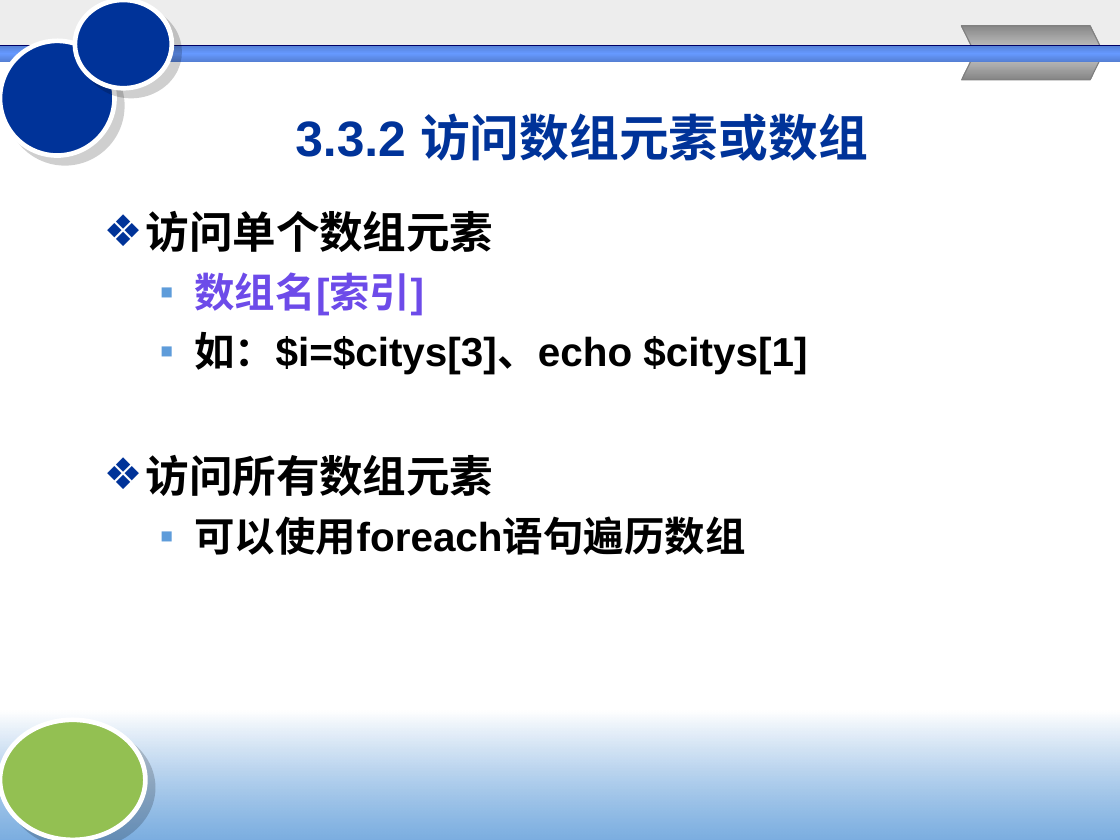
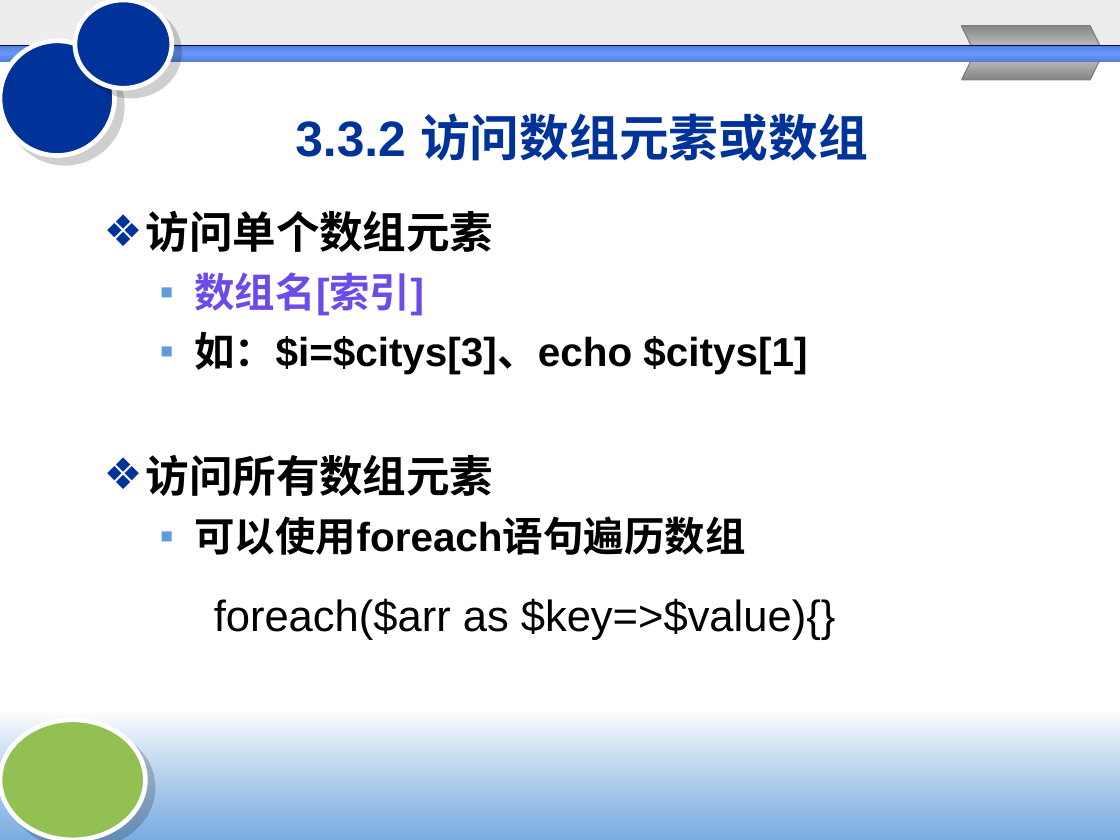
Before and after one commit to Chencao0928/Web-, a slide deck: slide 7 of chapter3/3PHP基础2.ppt (slide 8 before the commit). Drawn at 1120x840 pixels with LibreOffice and Linux fonts; fonts in the diff are those of the drawing; background and template pictures are left out. Boxes give left, top, right and bottom in pixels: in the first picture for what was removed or moved away, otherwise in the second. Text is boxed around its words. In the diff, an @@ line names an element or a change of style, - is before the commit and + after.

```diff
--- a/chapter3/3PHP基础2.ppt
+++ b/chapter3/3PHP基础2.ppt
@@ text added at [214, 598, 835, 640], 28 pt, text #000000 @@
+foreach($arr as $key=>$value){}
```
Also in this commit, not shown: 2 other slides changed, 2 slides removed, 1 other file.
